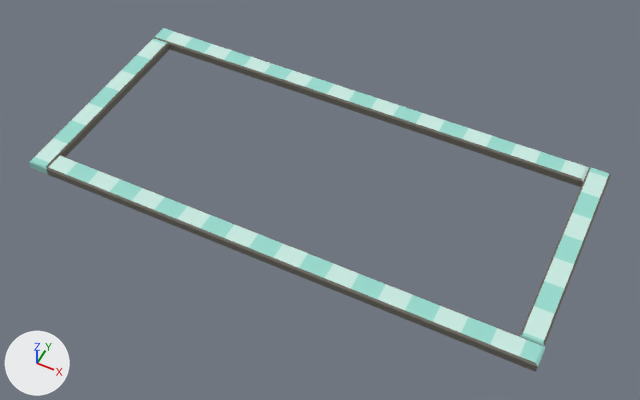
The FBX model JustATest/Assets/Models/Conveyer.FBX: old version first, new version second.
One viewpoint serves both versions: a 50 mm lens placed at (14.3, -28.4, 33.2), pointed at (0.6, -1.1, -0.9). The lights are fixed; the arrows at lower left show +X, +Y and +Z. Where no turn or scale is listed for an object, it has been applied to the vertices.

The first picture shows 'Conveyer', 'ConveyerFrame'.
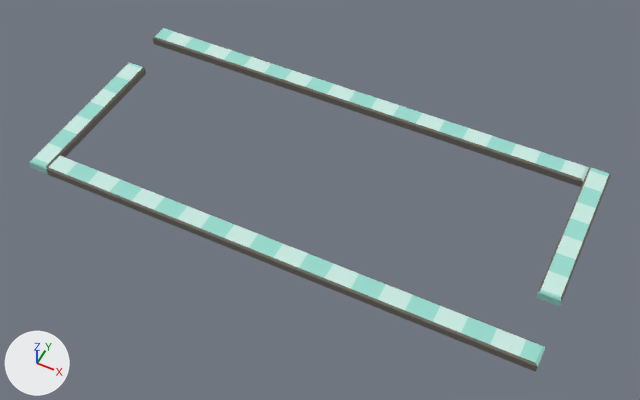
Boxes (x1, y1, x2, y2) around the edits, measured in the pictures (640 x 400 px; the box of a moved part takes in the faces that stretch with it):
```json
{"part": 1, "of": "me_mesh_001", "change": "moved or reshaped", "before": [520, 168, 609, 346], "after": [536, 168, 609, 307]}
{"part": 2, "of": "me_mesh_001", "change": "moved or reshaped", "before": [31, 38, 166, 167], "after": [31, 62, 143, 167]}
{"part": 3, "of": "me_mesh", "change": "moved or reshaped", "before": [520, 167, 611, 346], "after": [538, 167, 611, 303]}
{"part": 4, "of": "me_mesh", "change": "moved or reshaped", "before": [46, 43, 170, 169], "after": [46, 67, 146, 169]}
```

The change, as JSON lines over the scene's bpy script:
```json
{"block": "me_mesh_001", "where": "me_mesh_001.from_pydata(...)  # 48 vertices, 20 faces; spans x -13.6..13.6, y -6.3..6.3, z -0.3..0.3"}
{"block": "me_mesh_001", "where": "# used by ob_conveyer; location = (0.03, -0.17, 0.1)"}
{"block": "me_mesh_001", "where": "# before: 1 (12.5, -5.1, 0.3) at pixel (522, 334), 3 (13.5, -5.1, 0.2) at pixel (544, 345), 5 (12.4, -5.1, -0.3), 7 (13.5, -5.1, -0.3), 9 (12.4, -5.1, 0.2) at pixel (519, 335)"}
{"block": "me_mesh_001", "where": "# before: 11 (13.5, -5.1, 0.3) at pixel (543, 342)"}
{"block": "me_mesh_001", "where": "# before: 36 (-13.6, 5.1, 0.2) at pixel (152, 38), 38 (-12.6, 5.1, 0.3) at pixel (166, 42), 40 (-13.6, 5.1, -0.3), 42 (-12.5, 5.1, -0.3) at pixel (169, 49), 44 (-13.5, 5.1, 0.3) at pixel (153, 38)"}
{"block": "me_mesh_001", "where": "# before: 46 (-12.5, 5.1, 0.2) at pixel (168, 44)"}
{"block": "me_mesh_001", "change": "me_mesh_001 part 1"}
{"op": "add", "block": "me_mesh_001", "code": "for i in [1, 3, 5, 7, 9, 11]: me_mesh_001.vertices[i].co += Vector((0.0, 2.6, 0.0))"}
{"block": "me_mesh_001", "change": "me_mesh_001 part 2"}
{"op": "add", "block": "me_mesh_001", "code": "for i in [36, 38, 40, 42, 44, 46]: me_mesh_001.vertices[i].co += Vector((0.0, -2.5, 0.0))"}
{"block": "me_mesh", "where": "me_mesh.from_pydata(...)  # 48 vertices, 16 faces; spans x -13.6..13.6, y -6.3..6.3, z -0.3..0.3"}
{"block": "me_mesh", "where": "# used by ob_conveyerframe; location = (0.03, -0.17, 0.1)"}
{"block": "me_mesh", "where": "# before: 13 (12.5, -5.1, 0.3) at pixel (522, 334), 15 (13.5, -5.1, 0.2) at pixel (544, 345), 17 (12.4, -5.1, -0.3), 19 (13.5, -5.1, -0.3), 21 (12.4, -5.1, 0.2) at pixel (519, 335)"}
{"block": "me_mesh", "where": "# before: 23 (13.5, -5.1, 0.3) at pixel (543, 342)"}
{"block": "me_mesh", "where": "# before: 36 (-13.6, 5.1, 0.2) at pixel (152, 38), 38 (-12.6, 5.1, 0.3) at pixel (166, 42), 40 (-13.6, 5.1, -0.3), 42 (-12.5, 5.1, -0.3) at pixel (169, 49), 44 (-13.5, 5.1, 0.3) at pixel (153, 38)"}
{"block": "me_mesh", "where": "# before: 46 (-12.5, 5.1, 0.2) at pixel (168, 44)"}
{"block": "me_mesh", "change": "me_mesh part 3"}
{"op": "add", "block": "me_mesh", "code": "for i in [13, 15, 17, 19, 21, 23]: me_mesh.vertices[i].co += Vector((0.0, 2.6, 0.0))"}
{"block": "me_mesh", "change": "me_mesh part 4"}
{"op": "add", "block": "me_mesh", "code": "for i in [36, 38, 40, 42, 44, 46]: me_mesh.vertices[i].co += Vector((0.0, -2.5, 0.0))"}
```
